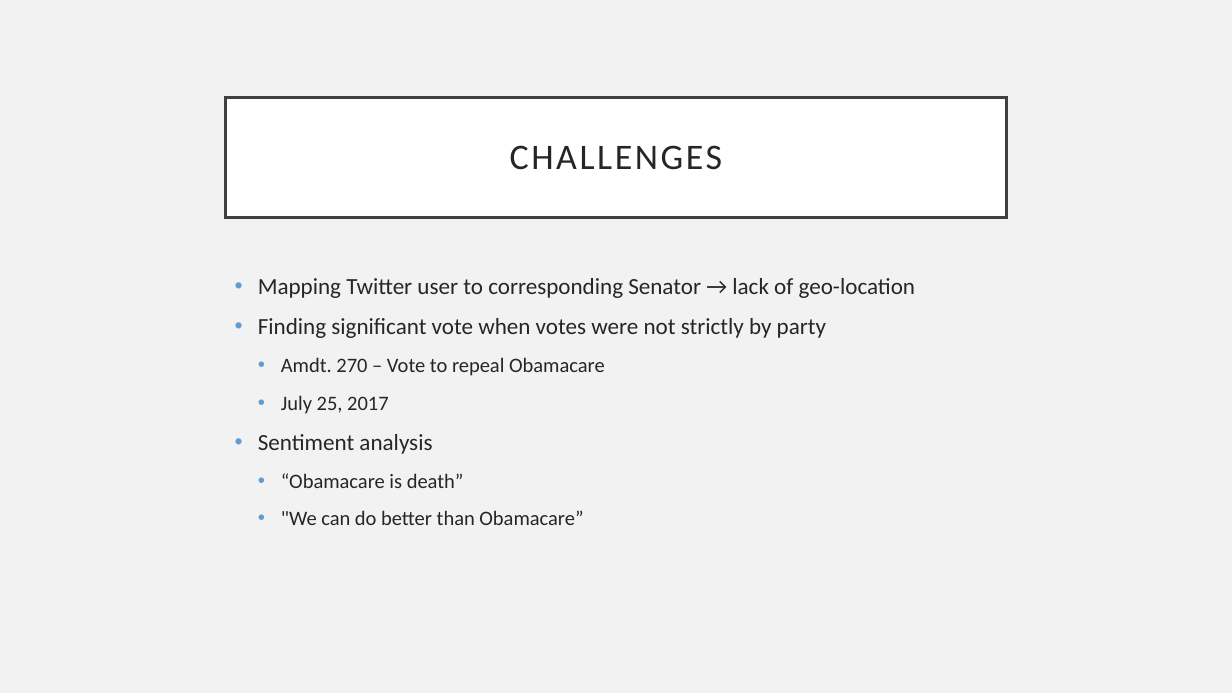
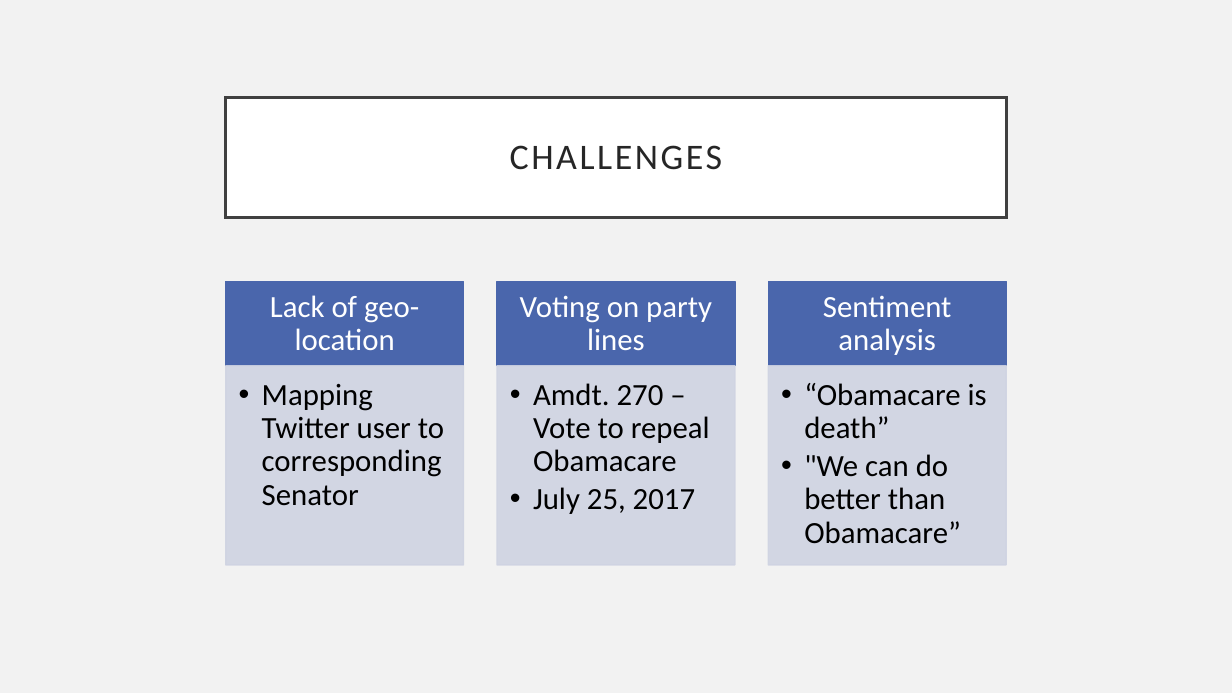
Before and after one commit to oliviaroy20/SocialSensing, a slide deck: slide 3 of Mid-Term Presenation.pptx. Drawn at 1232x693 pixels with LibreOffice and Linux fonts; fonts in the diff are those of the drawing. Boxes give left, top, right and bottom in pixels: in the first picture for what was removed or moved away, otherwise in the second. Text is boxed around its words. In the diff, an @@ line names an element or a change of style, - is before the commit and + after.

```diff
--- a/Mid-Term Presenation.pptx
+++ b/Mid-Term Presenation.pptx
@@ text removed at [258,278,915,525] @@
-• Mapping Twitter user to corresponding Senator → lack of geo-location
-• Finding significant vote when votes were not strictly by party
-  • Amdt. 270 – Vote to repeal Obamacare
-  • July 25, 2017
-• Sentiment analysis
-  • “Obamacare is death”
-  • "We can do better than Obamacare”
@@ group added at [226,282,1007,565]: 6 rectangles, 6 texts @@
+Lack of geo-location
+  • Mapping Twitter user to corresponding Senator
+Voting on party lines
+  • Amdt. 270 – Vote to repeal Obamacare
+  • July 25, 2017
+Sentiment analysis
+  • “Obamacare is death”
+  • "We can do better than Obamacare”
```
Also in this commit, not shown: 6 other slides changed.
